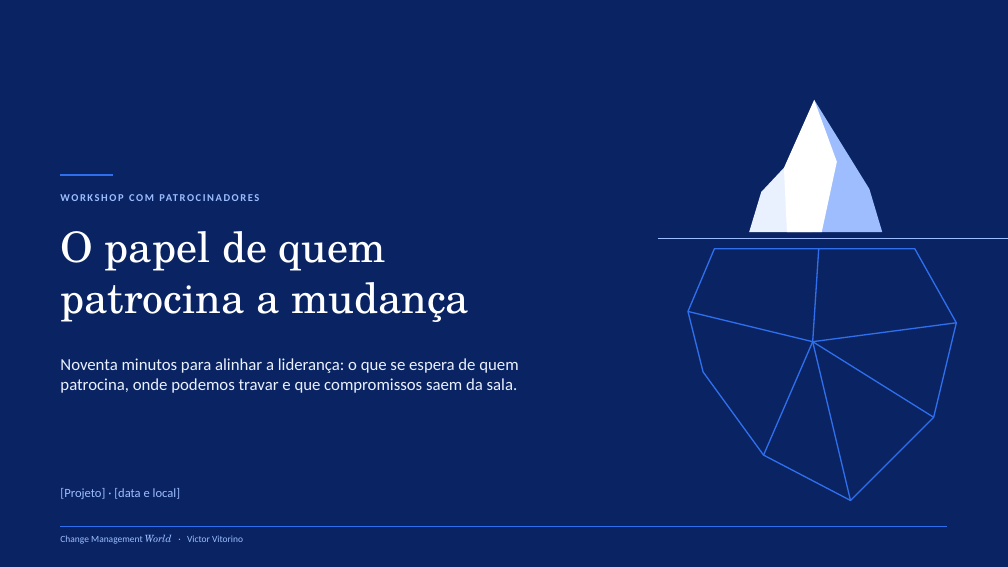
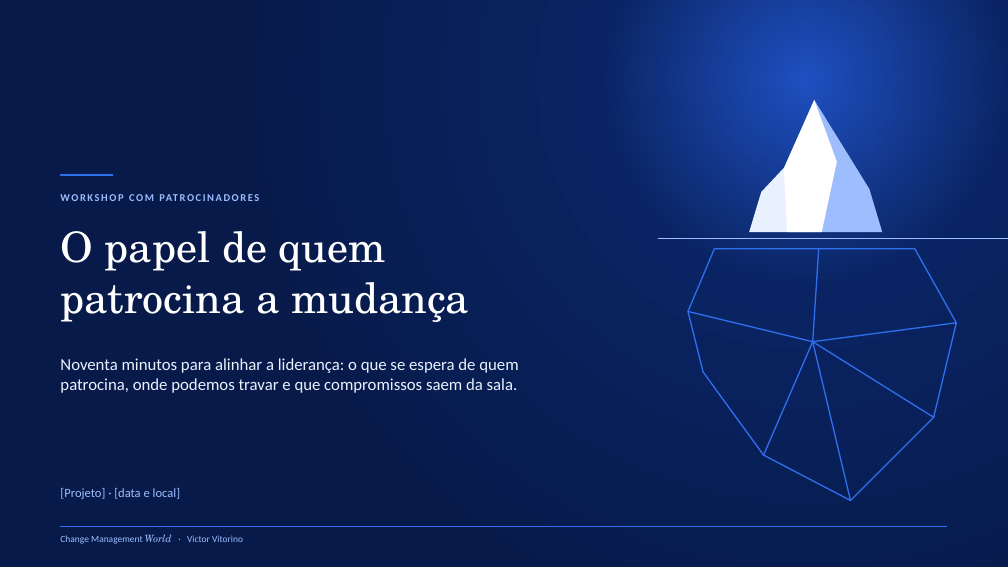
Before and after one commit to VictorVitorino/finaldoanovideo, a slide deck: slide 1 of blog/assets/modelos/workshop-com-patrocinadores.pptx. Drawn at 1008x567 pixels with LibreOffice and Linux fonts; fonts in the diff are those of the drawing. Boxes give left, top, right and bottom in pixels: in the first picture for what was removed or moved away, otherwise in the second. Text is boxed around its words. In the diff, an @@ line names an element or a change of style, - is before the commit and + after.

```diff
--- a/blog/assets/modelos/workshop-com-patrocinadores.pptx
+++ b/blog/assets/modelos/workshop-com-patrocinadores.pptx
@@ background #0A2463 to gradient #1E50C0 to #0A2463 to #071A4A @@
```
Also in this commit, not shown: 27 other files.
